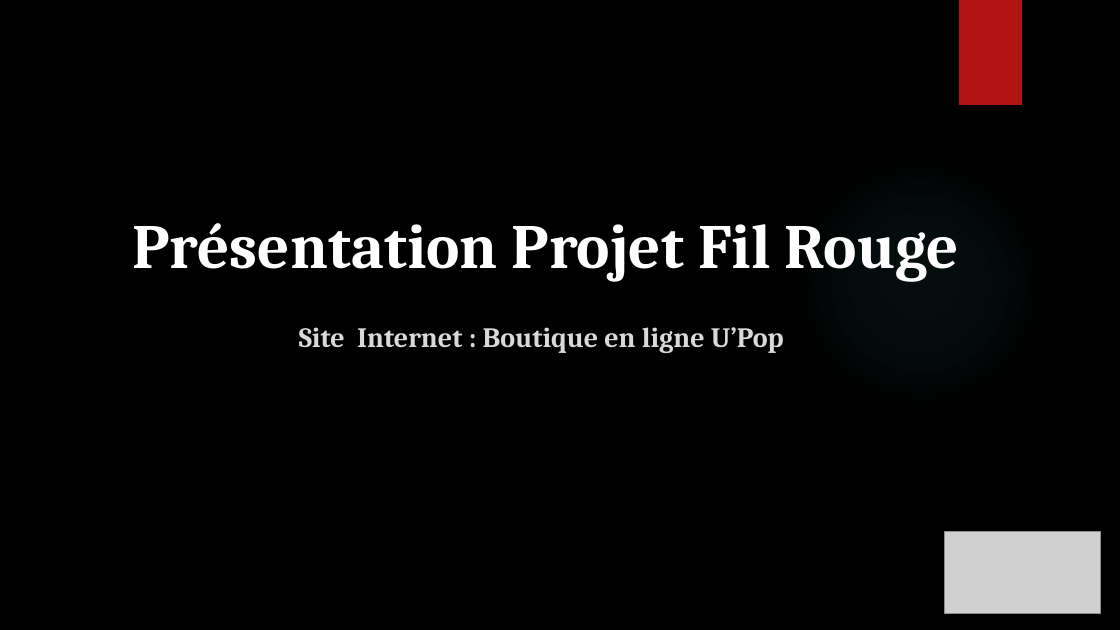
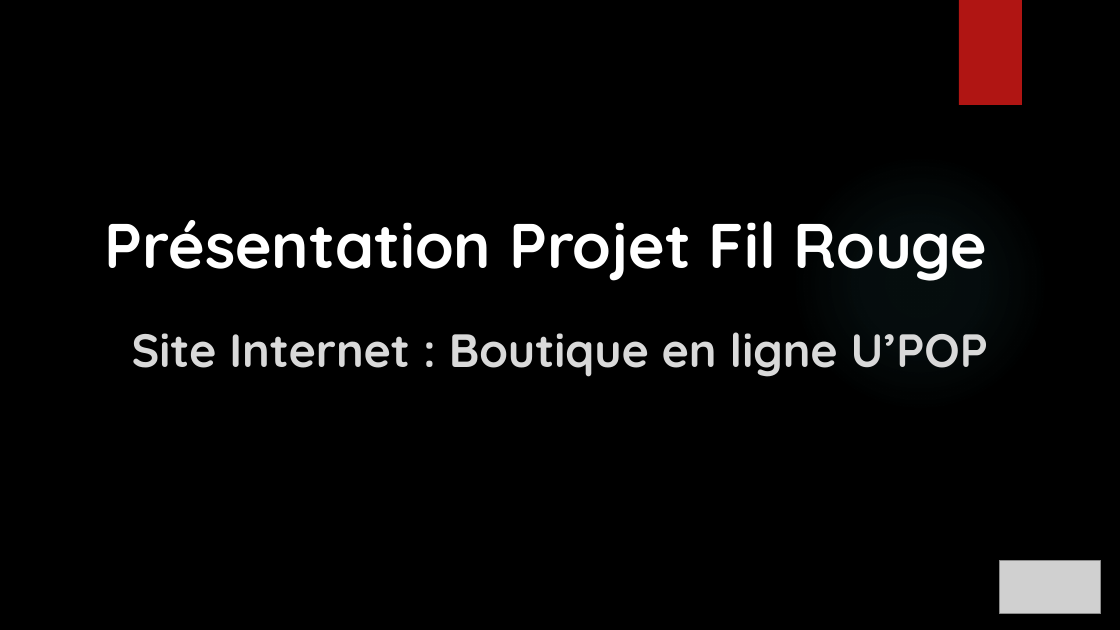
Before and after one commit to ChampemeDylan/UPOP, a slide deck: slide 1 of Présentation UPOP.pptx. Drawn at 1120x630 pixels with LibreOffice and Linux fonts; fonts in the diff are those of the drawing; grey boxes stand for pictures; background and template pictures are left out. Boxes give left, top, right and bottom in pixels: in the first picture for what was removed or moved away, otherwise in the second. Text is boxed around its words. In the diff, an @@ line names an element or a change of style, - is before the commit and + after.

```diff
--- a/Présentation UPOP.pptx
+++ b/Présentation UPOP.pptx
@@ text "Présentation Projet Fil Rouge" at (105, 220, 987, 281): font Cambria to Quicksand @@
@@ text at (132, 332, 988, 377): text changed; size 24 to 40 pt; font Cambria to Quicksand @@
-Site Internet : Boutique en ligne U’Pop
+Site Internet : Boutique en ligne U’POP
@@ picture: place and size @@
-picture at (945, 532, 1102, 614)
+picture at (1000, 560, 1101, 613)
```
Also in this commit, not shown: 13 other slides changed, 14 slides added, 5 slides removed, 1 other file.
